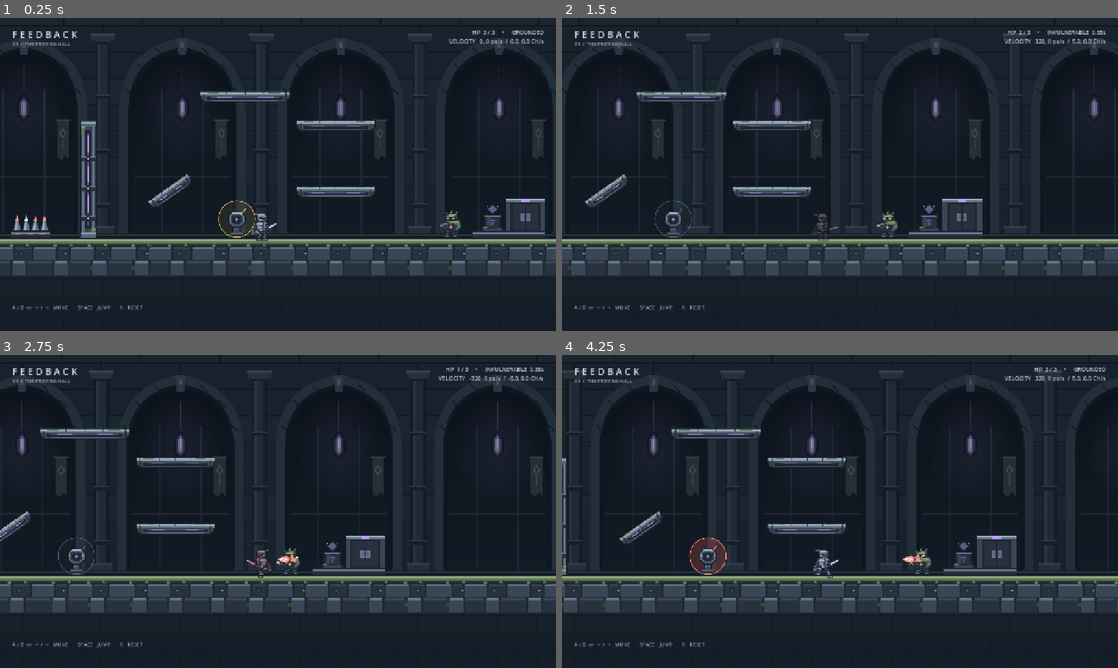
Above: before the commit, frames 1-4 (two rows, left to right).
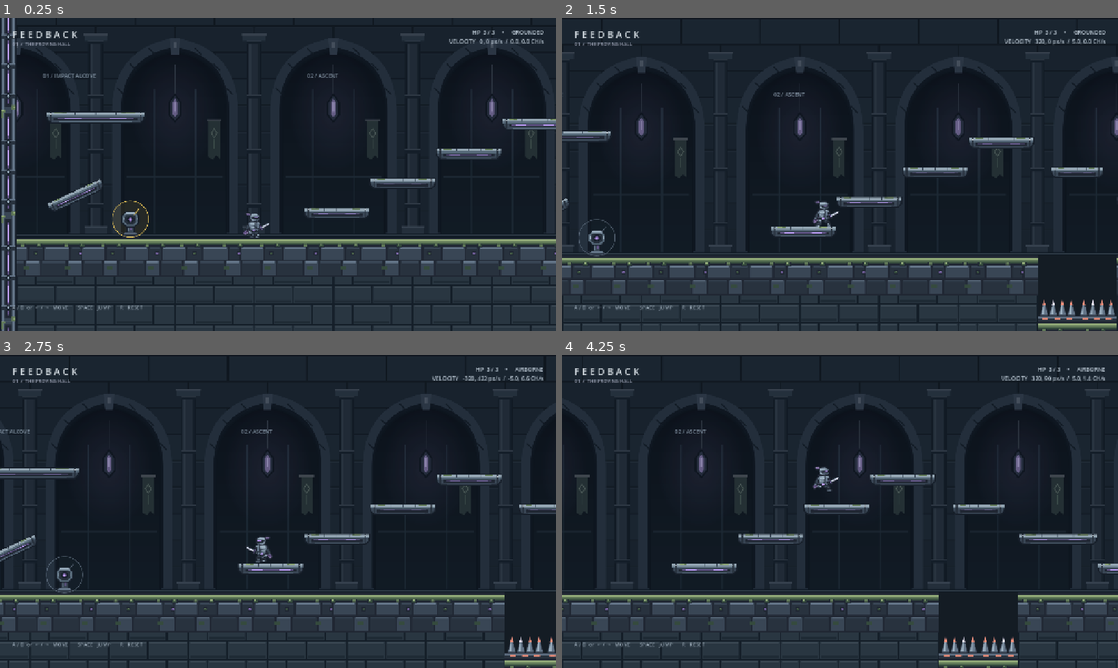
Above: after the commit, the same moments.

Repository: kTrzcinskii/feedback
Game: Godot game, scene res://scenes/TestLevel.tscn
Two runs of this game, one before a commit and one after it. Both use one fixed random seed, a clock stepped at 60 frames per second and the inputs below.
Inputs:
- Up to frame 1 (0.25 s): no input
- Up to frame 2 (1.5 s): hold D (MoveRight) from 0.53 s (still down); tap Space (Jump) at 0.77 s
- Up to frame 3 (2.75 s): tap Space (Jump) at 1.52 s; release D (MoveRight) at 2.03 s; hold A (MoveLeft) from 2.03 s (still down)
- Up to frame 4 (4.25 s): release A (MoveLeft) at 2.78 s; hold D (MoveRight) from 2.78 s (still down); tap Space (Jump) at 3.02, 3.77 s

The runs differ from the first frame. In frame 1, 23% of the frame differs, in the area x 0-100%, y 0-100%; in frame 2, 26%; in frame 3, 28%; in frame 4, 29%, in the area x 0-100%, y 4-100%.

Commit message:
refactor: refactor test level

Diff:
--- a/scenes/TestLevel.tscn
+++ b/scenes/TestLevel.tscn
@@ -2,9 +2,6 @@
 
 [ext_resource type="PackedScene" uid="uid://bjrihl1iy3ey8" path="res://scenes/character.tscn" id="1_dojpo"]
 [ext_resource type="Script" path="res://scripts/test_level.gd" id="2_tlevel"]
-[ext_resource type="Script" path="res://scripts/parry_surface.gd" id="3_psurf"]
-
-[sub_resource type="WorldBoundaryShape2D" id="WorldBoundaryShape2D_i4dei"]
 
 [node name="TestLevel" type="Node2D" unique_id=911653244]
 script = ExtResource("2_tlevel")
@@ -19,11 +16,7 @@
 [node name="Camera2D" type="Camera2D" parent="CharacterBody2D" unique_id=1287858080]
 position = Vector2(40, -160)
 zoom = Vector2(0.95, 0.95)
-
-[node name="Ground" type="StaticBody2D" parent="." unique_id=608428462]
-script = ExtResource("3_psurf")
-restitution = 0.45
-impulse_multiplier = 1.0
-
-[node name="CollisionShape2D" type="CollisionShape2D" parent="Ground" unique_id=87265449]
-shape = SubResource("WorldBoundaryShape2D_i4dei")
+limit_left = -616
+limit_top = -576
+limit_right = 1864
+limit_bottom = 320
--- a/scripts/test_level.gd
+++ b/scripts/test_level.gd
@@ -2,6 +2,7 @@
 extends Node2D
 
 const PLATFORM_GROUND: SpriteFrames = preload("res://assets/godot/platform-ground.tres")
+const FOUNDATION_TEXTURE: Texture2D = preload("res://assets/environment/foundation.svg")
 const LEDGE_TEXTURE: Texture2D = preload("res://assets/environment/training-ledge.svg")
 const HALL_TEXTURE: Texture2D = preload("res://assets/environment/training-hall.svg")
 const WALL_TEXTURE: Texture2D = preload("res://assets/environment/training-wall.svg")
@@ -25,6 +26,7 @@
 		_initial_spawn_pos = player.global_position
 
 	_setup_backdrop()
+	_setup_geometry()
 	_setup_level_fixtures()
 	_setup_hud()
 	_update_hud()
@@ -38,51 +40,84 @@
 	hall.name = "TrainingHall"
 	hall.texture = HALL_TEXTURE
 	hall.centered = false
-	hall.position = Vector2(-3840, -768)
+	hall.position = Vector2(-768, -768)
 	hall.region_enabled = true
-	hall.region_rect = Rect2(0, 0, 7680, 1280)
+	hall.region_rect = Rect2(0, 0, 3072, 768)
 	hall.texture_repeat = CanvasItem.TEXTURE_REPEAT_ENABLED
 	hall.z_index = -10
 	hall.modulate = Color(0.76, 0.80, 0.85)
 	add_child(hall)
 
 
+func _setup_geometry() -> void:
+	_create_floor("Ground", Rect2(-576, 0, 1344, 384))
+	_create_floor("LandingGround", Rect2(960, 0, 864, 384))
+	_create_floor("TrenchFloor", Rect2(768, 160, 192, 224))
+	_create_surface("BounceWallLeft", Vector2(-596, -96), Vector2(40, 960), 0.0, 0.55, 1.1)
+	_create_surface("EndWall", Vector2(1844, -96), Vector2(40, 960), 0.0, 0.55, 1.1)
+
+	# 72px rises stay comfortably inside the current controller's 105px jump arc.
+	_create_surface("LowPlatform", Vector2(200, -58), Vector2(160, 28), 0.0, 0.45, 1.0)
+	_create_surface("MiddlePlatform", Vector2(360, -130), Vector2(160, 28), 0.0, 0.50, 1.05)
+	_create_surface("HighPlatform", Vector2(520, -202), Vector2(160, 28), 0.0, 0.50, 1.05)
+	_create_surface("SummitPlatform", Vector2(680, -274), Vector2(160, 28), 0.0, 0.50, 1.05)
+	_create_surface("TrenchBridge", Vector2(864, -202), Vector2(128, 28), 0.0, 0.50, 1.0)
+	_create_surface("LandingPlatform", Vector2(1056, -130), Vector2(192, 28), 0.0, 0.50, 1.0)
+	_create_surface("ReturnStep", Vector2(1216, -58), Vector2(128, 28), 0.0, 0.45, 1.0)
+	_create_surface("AngledSurface", Vector2(-432, -100), Vector2(144, 28), deg_to_rad(-25.0), 0.65, 1.15)
+	_create_surface("CeilingPlatform", Vector2(-384, -290), Vector2(240, 28), 0.0, 0.50, 1.0)
+
+	_add_room_label(Vector2(-512, -400), "01 / IMPACT ALCOVE")
+	_add_room_label(Vector2(128, -400), "02 / ASCENT")
+	_add_room_label(Vector2(792, 208), "SPIKE TRENCH")
+	_add_room_label(Vector2(1320, -240), "03 / PROJECTILE RANGE")
+
+
+func _create_floor(p_name: String, bounds: Rect2) -> void:
+	var floor_body := ParrySurface.new()
+	floor_body.name = p_name
+	floor_body.position = bounds.position
+	floor_body.restitution = 0.45
+	add_child(floor_body)
+
+	var collision := CollisionShape2D.new()
+	var shape := RectangleShape2D.new()
+	shape.size = bounds.size
+	collision.shape = shape
+	collision.position = bounds.size * 0.5
+	floor_body.add_child(collision)
+
+	var foundation := TextureRect.new()
+	foundation.texture = FOUNDATION_TEXTURE
+	foundation.texture_repeat = CanvasItem.TEXTURE_REPEAT_ENABLED
+	foundation.stretch_mode = TextureRect.STRETCH_TILE
+	foundation.position.y = 20
+	foundation.size = bounds.size - Vector2(0, 20)
+	foundation.mouse_filter = Control.MOUSE_FILTER_IGNORE
+	floor_body.add_child(foundation)
+
+	for i in range(int(bounds.size.x / 96)):
+		var tile := Sprite2D.new()
+		tile.texture = PLATFORM_GROUND.get_frame_texture(&"ground", i % 4)
+		tile.centered = false
+		tile.position.x = i * 96
+		floor_body.add_child(tile)
+
+
+func _add_room_label(at: Vector2, text: String) -> void:
+	var label := Label.new()
+	label.position = at
+	label.text = text
+	label.add_theme_font_size_override("font_size", 13)
+	label.add_theme_color_override("font_color", Color("7e8e9e"))
+	add_child(label)
+
+
 func _setup_level_fixtures() -> void:
-	var decor := Node2D.new()
-	decor.name = "TileDecor"
-	decor.z_index = -2
-	add_child(decor)
-
-	for i in range(-40, 41):
-		var spr := AnimatedSprite2D.new()
-		spr.sprite_frames = PLATFORM_GROUND
-		spr.animation = &"ground"
-		spr.centered = false
-		spr.offset = Vector2(-48, -48)
-		spr.position = Vector2(i * 96, 48)
-		spr.stop()
-		spr.frame = posmod(i, 4)
-		decor.add_child(spr)
-
-	if get_node_or_null("BounceWallLeft") == null:
-		_create_surface("BounceWallLeft", Vector2(-420, -140), Vector2(40, 280), 0.0, 0.55, 1.1)
-
-	if get_node_or_null("AngledSurface") == null:
-		_create_surface("AngledSurface", Vector2(-220, -110), Vector2(120, 28), deg_to_rad(-35.0), 0.65, 1.15)
-
-	if get_node_or_null("LowPlatform") == null:
-		_create_surface("LowPlatform", Vector2(180, -110), Vector2(192, 28), 0.0, 0.45, 1.0)
-
-	if get_node_or_null("HighPlatform") == null:
-		_create_surface("HighPlatform", Vector2(180, -270), Vector2(192, 28), 0.0, 0.50, 1.05)
-
-	if get_node_or_null("CeilingPlatform") == null:
-		_create_surface("CeilingPlatform", Vector2(-40, -340), Vector2(220, 28), 0.0, 0.50, 1.0)
-
 	if get_node_or_null("PhysicalFixture") == null:
 		var phys := PhysicalAttackFixture.new()
 		phys.name = "PhysicalFixture"
-		phys.position = Vector2(-60, -44)
+		phys.position = Vector2(-300, -44)
 		phys.impulse_direction = Vector2(0.65, -0.76)
 		add_child(phys)
 
@@ -90,31 +125,32 @@
 	if door_node == null:
 		door_node = EnvDoor.new()
 		door_node.name = "PuzzleDoor"
-		door_node.position = Vector2(640, -48)
+		door_node.position = Vector2(1760, -48)
 		add_child(door_node)
 
 	var switch_node: EnvSwitch = get_node_or_null("PuzzleSwitch") as EnvSwitch
 	if switch_node == null:
 		switch_node = EnvSwitch.new()
 		switch_node.name = "PuzzleSwitch"
-		switch_node.position = Vector2(560, -48)
+		switch_node.position = Vector2(1680, -48)
 		add_child(switch_node)
 		switch_node.linked_door = switch_node.get_path_to(door_node)
 
 	if get_node_or_null("SentinelEmitter") == null:
 		var emitter := ProjectileEmitter.new()
 		emitter.name = "SentinelEmitter"
-		emitter.position = Vector2(460, 0)
-		emitter.fire_direction = Vector2.LEFT
+		emitter.position = Vector2(1344, 0)
+		emitter.fire_direction = Vector2.RIGHT
 		emitter.projectile_speed = 320.0
 		emitter.fire_interval = 2.0
 		emitter.respawn_after_defeat_delay = 3.0
 		add_child(emitter)
 
-	if get_node_or_null("SpikesHazard") == null:
+	for i in range(2):
 		var spikes := LethalHazard.new()
-		spikes.name = "SpikesHazard"
-		spikes.position = Vector2(-560, -48)
+		spikes.name = "SpikesHazard%d" % i
+		spikes.position = Vector2(816 + i * 96, 112)
+		spikes.hit_radius = 32.0
 		add_child(spikes)
 
 
@@ -147,6 +183,9 @@
 	visual.mouse_filter = Control.MOUSE_FILTER_IGNORE
 	if p_size.y > p_size.x:
 		visual.texture = WALL_TEXTURE
+		visual.patch_margin_top = 12
+		visual.patch_margin_bottom = 12
+		visual.axis_stretch_vertical = NinePatchRect.AXIS_STRETCH_MODE_TILE
 	else:
 		visual.texture = LEDGE_TEXTURE
 		visual.patch_margin_left = 18
--- /dev/null
+++ b/scripts/test_level_geometry.gd
@@ -0,0 +1,104 @@
+extends SceneTree
+
+var failures := 0
+var checks := 0
+var spawn_hits := 0
+
+
+func _initialize() -> void:
+	call_deferred("run_tests")
+
+
+func check(condition: bool, message: String) -> void:
+	checks += 1
+	if not condition:
+		failures += 1
+		printerr("FAIL: ", message)
+
+
+func step_frames(count: int) -> void:
+	for i in range(count):
+		await physics_frame
+		await process_frame
+
+
+func run_tests() -> void:
+	var level: TestLevel = load("res://scenes/TestLevel.tscn").instantiate()
+	root.add_child(level)
+	var player := level.player
+	player.use_simulated_input = true
+	player.player_damaged.connect(count_spawn_hit)
+	await step_frames(480)
+	player.player_damaged.disconnect(count_spawn_hit)
+	check(spawn_hits == 0 and player.hp == player.max_hp and not level._reset_pending,
+		"Spawn stays safe through eight seconds of live attack cycles")
+
+	# Walk and jump with the real controller, without teleporting between landings.
+	level.reset_room()
+	player.position = Vector2(60, 0)
+	await step_frames(12)
+	for target in [Vector2(200, -72), Vector2(360, -144), Vector2(520, -216),
+		Vector2(680, -288), Vector2(864, -216), Vector2(1056, -144), Vector2(1216, -72)]:
+		await jump_to(player, target)
+	# The same route must work backwards, so the test room cannot strand the player.
+	for target in [Vector2(1056, -144), Vector2(864, -216), Vector2(680, -288),
+		Vector2(520, -216), Vector2(360, -144), Vector2(200, -72)]:
+		await jump_to(player, target)
+
+	level.reset_room()
+	player.position = Vector2(864, 0)
+	await step_frames(60)
+	check(player.position.distance_to(Vector2.ZERO) < 12.0 and player.hp == player.max_hp,
+		"Falling into the spike trench resets the player safely")
+
+	# A running jump also provides a short route across the trench at floor level.
+	level.reset_room()
+	player.position = Vector2(720, 0)
+	await step_frames(12)
+	player.sim_move_dir = Vector2.RIGHT
+	await step_frames(3)
+	player.sim_jump_just_pressed = true
+	await step_frames(1)
+	player.sim_jump_just_pressed = false
+	await step_frames(43)
+	player.sim_move_dir = Vector2.ZERO
+	await step_frames(12)
+	check(player.global_position.x > 960 and player.is_on_floor() and player.hp == player.max_hp,
+		"The lower trench crossing is reachable with a running jump")
+
+	# The collision floor ends at the visible boundaries, rather than continuing infinitely.
+	var space := level.get_world_2d().direct_space_state
+	for x in [-700.0, 1900.0]:
+		var ray := PhysicsRayQueryParameters2D.create(Vector2(x, -10), Vector2(x, 500))
+		check(space.intersect_ray(ray).is_empty(), "No invisible floor outside the room")
+
+	print("Geometry checks: %d passed, %d failed" % [checks - failures, failures])
+	quit(1 if failures else 0)
+
+
+func count_spawn_hit(_source: Object, _hp: int) -> void:
+	spawn_hits += 1
+
+
+func jump_to(player: PlayerCharacter, target: Vector2) -> void:
+	var direction := signf(target.x - player.position.x)
+	player.sim_move_dir = Vector2(direction, 0)
+	player.sim_jump_just_pressed = true
+	await step_frames(1)
+	player.sim_jump_just_pressed = false
+	var landed := false
+	for i in range(90):
+		# Brake using the actual air-control acceleration before reaching the target.
+		var braking_distance := player.velocity.x * player.velocity.x / (2.0 * player.air_control_acceleration_ch * player.character_height)
+		var remaining := (target.x - player.position.x) * direction
+		if remaining < braking_distance + 4.0:
+			player.sim_move_dir.x = -signf(player.velocity.x) if absf(player.velocity.x) > 20.0 else 0.0
+		else:
+			player.sim_move_dir.x = direction
+		await step_frames(1)
+		if i > 4 and player.is_on_floor():
+			landed = absf(player.position.y - (target.y + 8.0)) < 4.0 and absf(player.position.x - target.x) < 70.0
+			break
+	check(landed, "Reach landing %s with an ordinary jump (ended at %s)" % [target, player.position])
+	player.sim_move_dir = Vector2.ZERO
+	await step_frames(2)
Not shown, added: scripts/test_level_geometry.gd.uid
